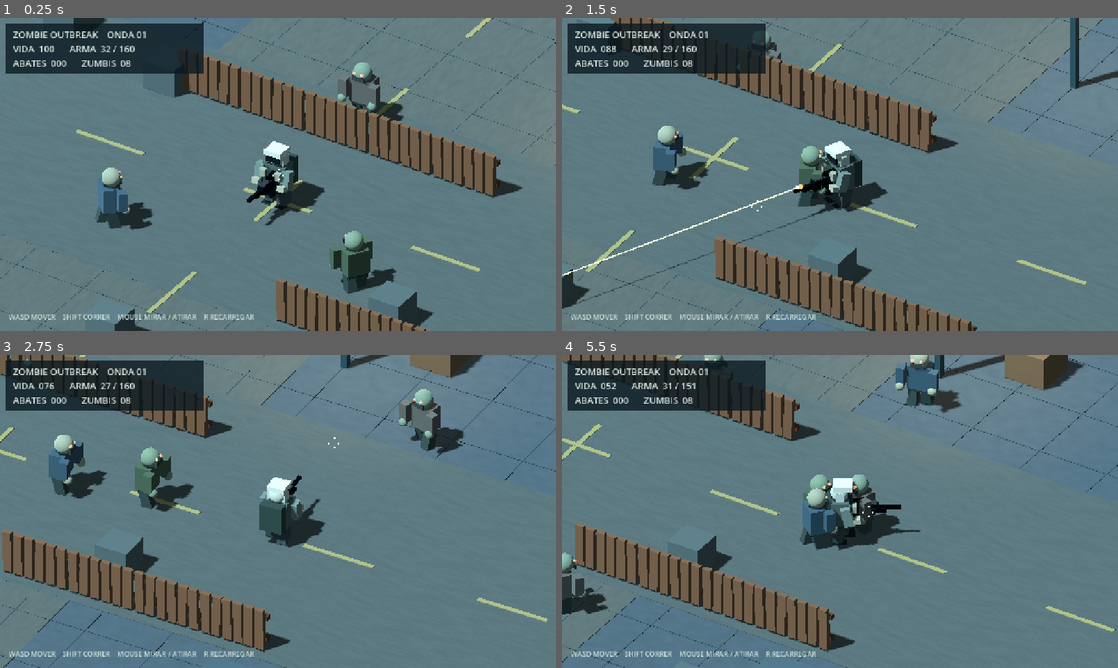
Above: before the commit, frames 1-4 (two rows, left to right).
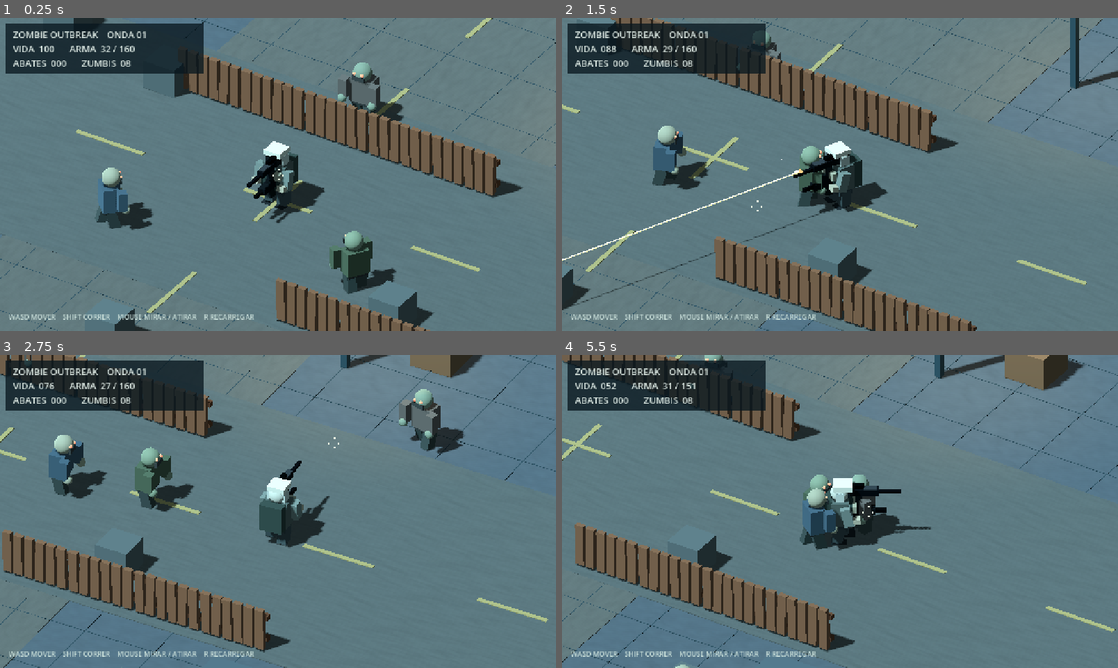
Above: after the commit, the same moments.

Repository: lulualcides-sys/Zumbi
Game: Godot game, scene res://scenes/Main.tscn
The game is run twice, just before and just after one commit, with the same random seed, the same clock (stepped at 60 frames per second) and the same inputs.
Inputs (mouse positions are in pixels of both pictures, inside the frame that each line leads up to):
- Up to frame 1 (0.25 s): no input
- Up to frame 2 (1.5 s): tap Enter at 0.5 s; move the mouse to (962, 158) at 0.52 s; hold D 0.53-1.25 s; hold Enter 0.53-1.25 s; click (962, 158) at 0.67 s; drag from (728, 190) to (812, 237) at 1.27 s
- Up to frame 3 (2.75 s): move the mouse to (333, 442) at 2.02 s; hold D from 2.03 s (still down); hold Shift from 2.03 s (still down)
- Up to frame 4 (5.5 s): release D at 2.75 s; release Shift at 2.75 s; drag from (812, 574) to (673, 464) at 2.77 s; move the mouse to (1006, 558) at 3.52 s; hold A 3.53-4.25 s; hold R 3.53-4.25 s; drag from (673, 464) to (756, 433) at 4.27 s; move the mouse to (867, 511) at 5.02 s; hold S from 5.03 s (still down); hold Enter from 5.03 s (still down); click (867, 511) at 5.17 s

The runs differ from the first frame. In frame 1, 0.4% of the frame differs, in the area x 44-54%, y 44-67%; in frame 2, 1.0%; in frame 3, 0.3%; in frame 4, 2.4%, in the area x 0-72%, y 0-100%.

Commit message:
fix(weapon): align rifle with tactical soldier's raised aiming hands

Diff:
--- a/scripts/WeaponVisual.gd
+++ b/scripts/WeaponVisual.gd
@@ -3,7 +3,8 @@
 ## O glTF Rifle tem cano ao longo do eixo +Z (bounding box verificado).
 ## Sem dependencias de redes em tempo de execucao.
 const RIFLE_PATH := "res://assets/cc0/rifle.gltf"
-const RIFLE_OFFSET := Vector3(0.09, 0.10, 0.43)
+# Raise receiver to the animated tactical rifle-ready pose; previous mount was hip-high.
+const RIFLE_OFFSET := Vector3(0.09, 0.56, 0.43)
 const RIFLE_SCALE := 0.82
 
 static func _metal(tint: Color, glow: bool = false) -> StandardMaterial3D:
